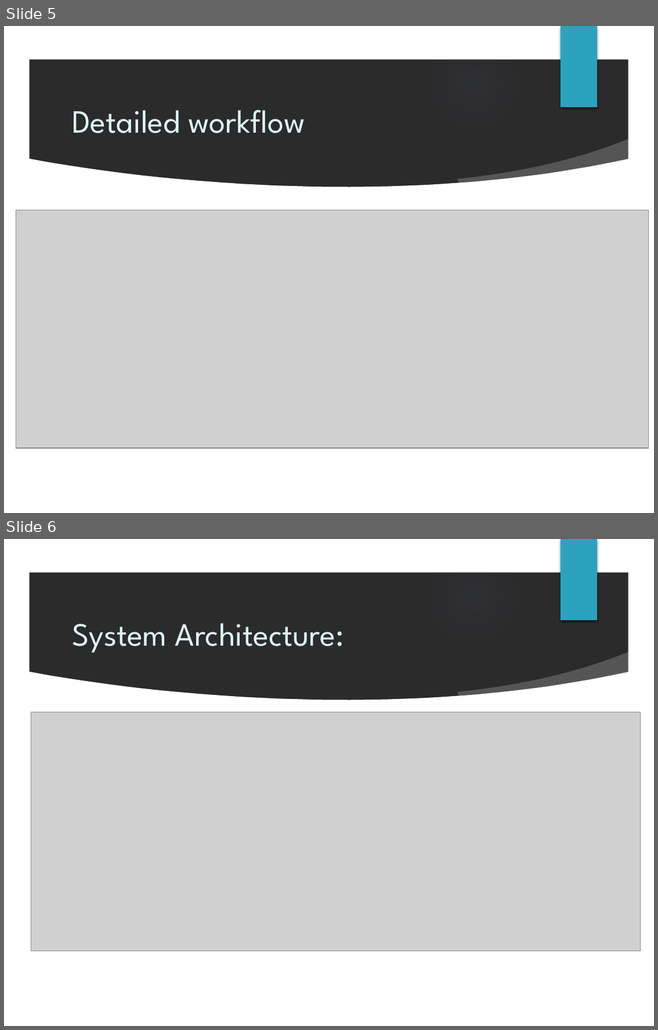
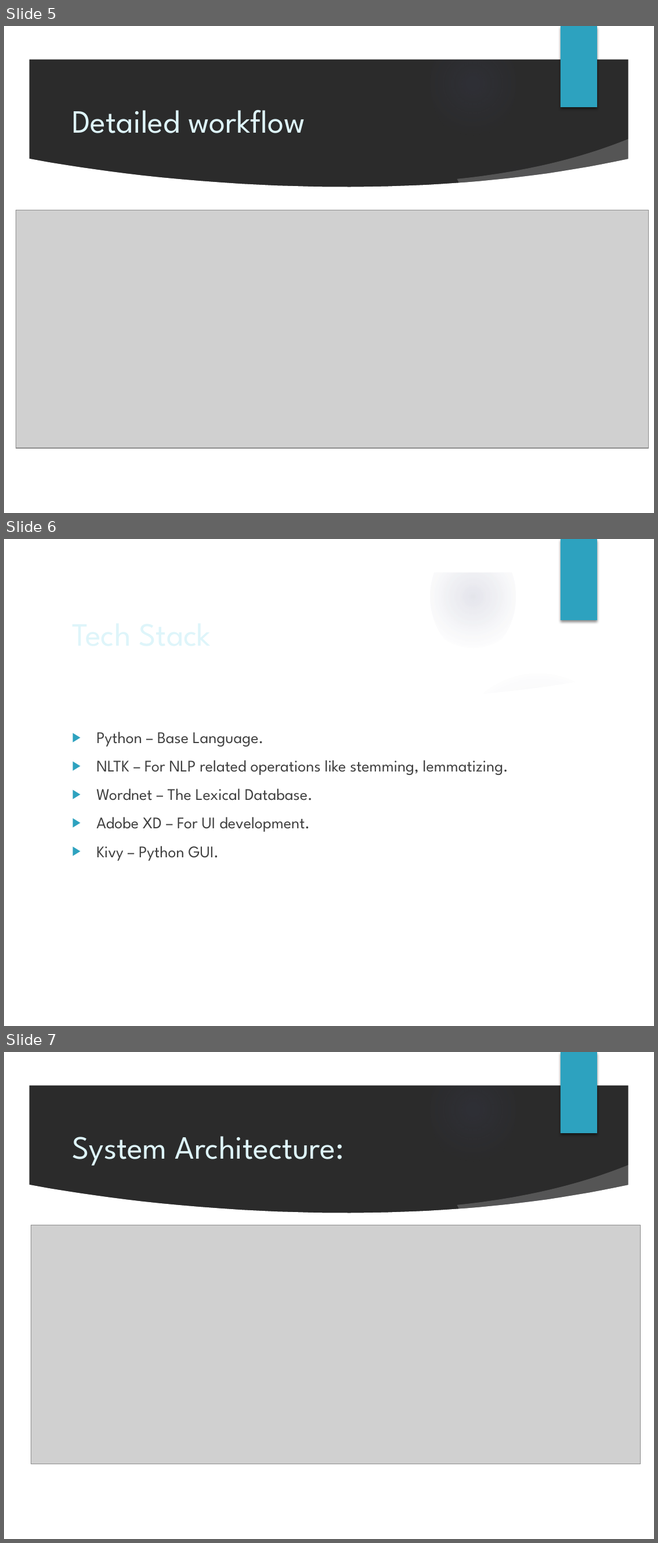
Before and after one commit to ritveak/Wordzone, a slide deck: review 1.pptx. Shown one above the other, each under a label of ours: slides 5 and 6 before the commit, slides 5, 6 and 7 after it. The pictures are 658x1030 and 658x1543 pixels, drawn with LibreOffice and Linux fonts; fonts in the diff are those of the drawing; grey boxes stand for pictures; background and template pictures are left out; a plain dark background stands for a picture behind light text. Boxes give left, top, right and bottom in pixels: in the first picture for what was removed or moved away, otherwise in the second. Text is boxed around its words. In the diff, an @@ line names an element or a change of style, - is before the commit and + after.

```diff
--- a/review 1.pptx
+++ b/review 1.pptx
@@ slide 6 added at bbox=[4, 539, 654, 1026], background picture (left out); not listed: 9 template elements that a slide beside it also shows @@
@@ title added at bbox=[65, 608, 533, 658], 36 pt, text #DEF5FA @@
+Tech Stack
@@ text added at bbox=[96, 732, 508, 861], 18 pt, text #404040 @@
+▶ Python – Base Language.
+▶ NLTK – For NLP related operations like stemming, lemmatizing.
+▶ Wordnet – The Lexical Database.
+▶ Adobe XD – For UI development.
+▶ Kivy – Python GUI.
@@ what was slide 6 is now slide 7 @@
```
Also in this commit, not shown: 1 slide changed, 1 other file.
